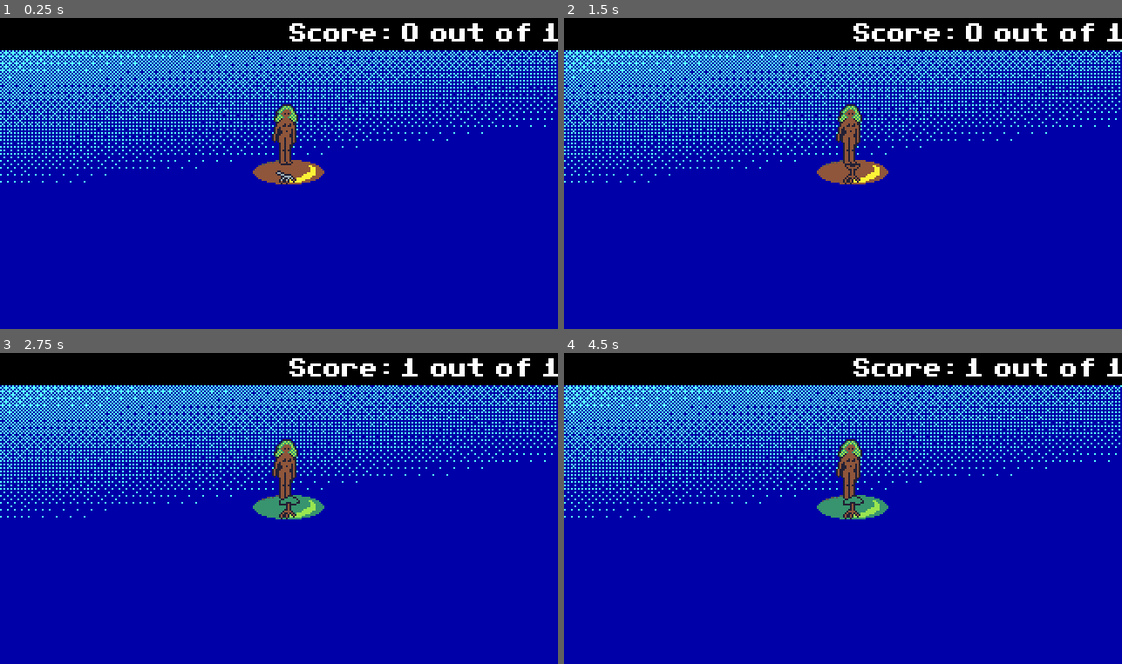
Above: before the commit, frames 1-4 (two rows, left to right).
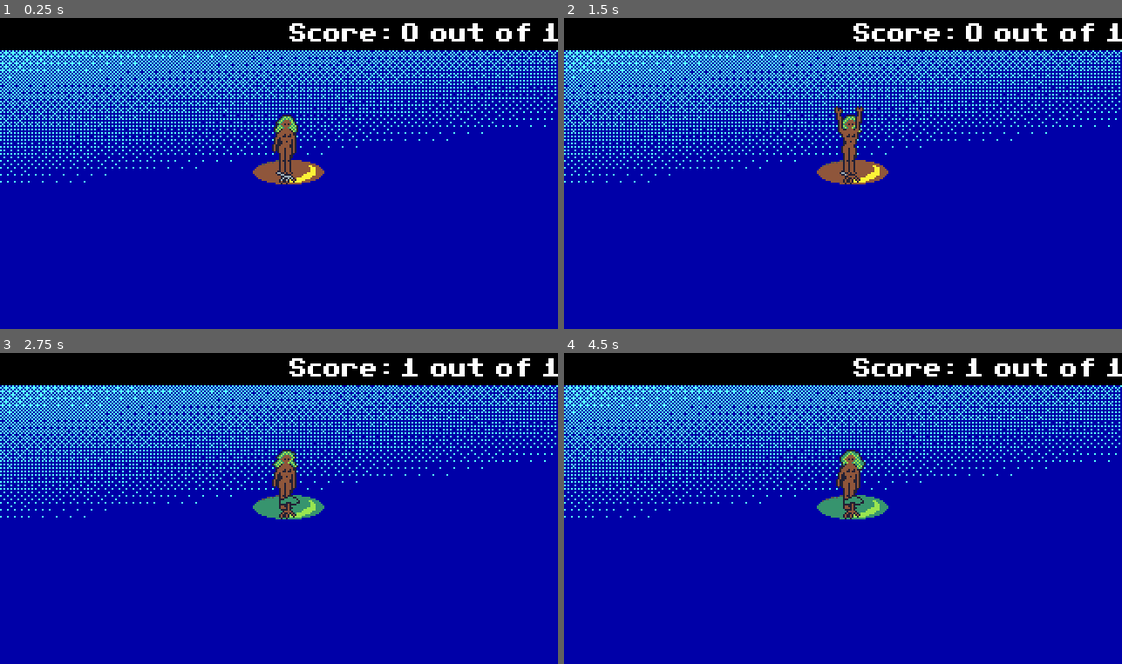
Above: after the commit, the same moments.

Repository: cidneyhamilton/DryadsQuest
Game: Godot game, scene res://scenes/Main.tscn
Same seed, same stepped clock (60 frames per second), same inputs: the game is played once before the commit and once after it.
Inputs (mouse positions are in pixels of both pictures, inside the frame that each line leads up to):
- Up to frame 1 (0.25 s): no input
- Up to frame 2 (1.5 s): move the mouse to (848, 176) at 0.52 s; click (848, 176) at 0.67 s; move the mouse to (731, 189) at 1.27 s; click (731, 189) at 1.42 s
- Up to frame 3 (2.75 s): move the mouse to (334, 436) at 2.02 s; click (334, 436) at 2.17 s
- Up to frame 4 (4.5 s): move the mouse to (815, 570) at 2.77 s; click (815, 570) at 2.92 s; move the mouse to (1010, 555) at 3.52 s; click (1010, 555) at 3.67 s; tap Enter at 4.25 s; move the mouse to (675, 458) at 4.27 s; click (675, 458) at 4.42 s

The runs differ from the first frame. In frame 1, 0.5% of the frame differs, in the area x 48-54%, y 27-51%; in frame 2, 0.5%, in the area x 48-54%, y 27-52%; in frame 3, 0.4%; in frame 4, 0.5%.

Commit message:
Dryad raises and lowers arms to cast spells.

Diff:
--- a/scenes/Island.tscn
+++ b/scenes/Island.tscn
@@ -34,4 +34,6 @@
 
 [node name="Plant" parent="." instance=ExtResource( 2 )]
 gravity = 0.0
+[connection signal="spell_finished" from="." to="Plant" method="_on_Island_spell_finished"]
 [connection signal="resurrected" from="Plant" to="." method="_on_Plant_resurrected"]
+[connection signal="targeted" from="Plant" to="." method="_on_Plant_targeted"]
--- a/scenes/Lagoon.tscn
+++ b/scenes/Lagoon.tscn
@@ -13,4 +13,6 @@
 
 [node name="Island" parent="." instance=ExtResource( 2 )]
 position = Vector2( 166, 90 )
+[connection signal="spell_finished" from="." to="Island" method="_on_Lagoon_spell_finished"]
 [connection signal="plant_resurrected" from="Island" to="." method="_on_Island_plant_resurrected"]
+[connection signal="plant_targeted" from="Island" to="." method="_on_Island_plant_targeted"]
--- a/scenes/Main.tscn
+++ b/scenes/Main.tscn
@@ -11,7 +11,6 @@
 
 [node name="Player" parent="." instance=ExtResource( 1 )]
 position = Vector2( 164, 69 )
-frame = 0
 
 [node name="Music" type="AudioStreamPlayer2D" parent="."]
 stream = ExtResource( 3 )
@@ -20,4 +19,7 @@
 [node name="Score" parent="." instance=ExtResource( 4 )]
 anchor_left = 1.0
 anchor_right = 1.0
+[connection signal="plant_resurrected" from="Lagoon" to="Player" method="_on_Lagoon_plant_resurrected"]
 [connection signal="plant_resurrected" from="Lagoon" to="Score" method="_on_Lagoon_plant_resurrected"]
+[connection signal="plant_targeted" from="Lagoon" to="Player" method="_on_Lagoon_plant_targeted"]
+[connection signal="finished_spell" from="Player" to="Lagoon" method="_on_Player_finished_spell"]
--- a/scenes/Mangrove.tscn
+++ /dev/null
@@ -1,5 +0,0 @@
-[gd_scene load_steps=2 format=2]
-
-[ext_resource path="res://scenes/Plant.tscn" type="PackedScene" id=1]
-
-[node name="Mangrove" instance=ExtResource( 1 )]
--- a/scenes/Player.tscn
+++ b/scenes/Player.tscn
@@ -1,29 +1,91 @@
-[gd_scene load_steps=6 format=2]
+[gd_scene load_steps=19 format=2]
 
 [ext_resource path="res://assets/Dryad.png" type="Texture" id=1]
+[ext_resource path="res://scripts/Player.gd" type="Script" id=2]
 
-[sub_resource type="AtlasTexture" id=1]
+[sub_resource type="AtlasTexture" id=5]
 atlas = ExtResource( 1 )
-region = Rect2( 0, 0, 19, 37 )
+region = Rect2( 0, 0, 32, 48 )
 
-[sub_resource type="AtlasTexture" id=2]
+[sub_resource type="AtlasTexture" id=6]
 atlas = ExtResource( 1 )
-region = Rect2( 19, 0, 19, 37 )
+region = Rect2( 32, 0, 32, 48 )
 
-[sub_resource type="AtlasTexture" id=3]
+[sub_resource type="AtlasTexture" id=7]
 atlas = ExtResource( 1 )
-region = Rect2( 38, 0, 19, 37 )
+region = Rect2( 64, 0, 32, 48 )
+
+[sub_resource type="AtlasTexture" id=14]
+atlas = ExtResource( 1 )
+region = Rect2( 256, 0, 32, 48 )
+
+[sub_resource type="AtlasTexture" id=15]
+atlas = ExtResource( 1 )
+region = Rect2( 224, 0, 32, 48 )
+
+[sub_resource type="AtlasTexture" id=16]
+atlas = ExtResource( 1 )
+region = Rect2( 192, 0, 32, 48 )
+
+[sub_resource type="AtlasTexture" id=17]
+atlas = ExtResource( 1 )
+region = Rect2( 160, 0, 32, 48 )
+
+[sub_resource type="AtlasTexture" id=18]
+atlas = ExtResource( 1 )
+region = Rect2( 128, 0, 32, 48 )
+
+[sub_resource type="AtlasTexture" id=19]
+atlas = ExtResource( 1 )
+region = Rect2( 96, 0, 32, 48 )
+
+[sub_resource type="AtlasTexture" id=8]
+atlas = ExtResource( 1 )
+region = Rect2( 96, 0, 32, 48 )
+
+[sub_resource type="AtlasTexture" id=9]
+atlas = ExtResource( 1 )
+region = Rect2( 128, 0, 32, 48 )
+
+[sub_resource type="AtlasTexture" id=10]
+atlas = ExtResource( 1 )
+region = Rect2( 160, 0, 32, 48 )
+
+[sub_resource type="AtlasTexture" id=11]
+atlas = ExtResource( 1 )
+region = Rect2( 192, 0, 32, 48 )
+
+[sub_resource type="AtlasTexture" id=12]
+atlas = ExtResource( 1 )
+region = Rect2( 224, 0, 32, 48 )
+
+[sub_resource type="AtlasTexture" id=13]
+atlas = ExtResource( 1 )
+region = Rect2( 256, 0, 32, 48 )
 
 [sub_resource type="SpriteFrames" id=4]
 animations = [ {
-"frames": [ SubResource( 1 ), SubResource( 2 ), SubResource( 3 ) ],
+"frames": [ SubResource( 5 ), SubResource( 6 ), SubResource( 7 ) ],
 "loop": true,
 "name": "idle",
 "speed": 5.0
+}, {
+"frames": [ SubResource( 14 ), SubResource( 15 ), SubResource( 16 ), SubResource( 17 ), SubResource( 18 ), SubResource( 19 ) ],
+"loop": false,
+"name": "arms_falling",
+"speed": 12.0
+}, {
+"frames": [ SubResource( 8 ), SubResource( 9 ), SubResource( 10 ), SubResource( 11 ), SubResource( 12 ), SubResource( 13 ) ],
+"loop": false,
+"name": "arms_rising",
+"speed": 12.0
 } ]
 
-[node name="Player" type="AnimatedSprite"]
+[node name="Player" type="Node2D"]
+script = ExtResource( 2 )
+
+[node name="PlayerSprite" type="AnimatedSprite" parent="."]
 frames = SubResource( 4 )
 animation = "idle"
-frame = 1
 playing = true
+[connection signal="animation_finished" from="PlayerSprite" to="." method="_on_PlayerSprite_animation_finished"]
--- a/scripts/Island.gd
+++ b/scripts/Island.gd
@@ -1,6 +1,8 @@
 extends Node2D
 
 signal plant_resurrected
+signal plant_targeted
+signal spell_finished
 
 enum { DEAD, ALIVE}
 
@@ -16,6 +18,12 @@
 	if num_resurrected_plants == max_resurrected_plants:
 		resurrect()
 
+func _on_Plant_targeted():
+	emit_signal("plant_targeted")
+
 func resurrect():
 	state = ALIVE
 	animator.play("live")
+
+func _on_Lagoon_spell_finished():
+	emit_signal("spell_finished")
--- a/scripts/Lagoon.gd
+++ b/scripts/Lagoon.gd
@@ -1,6 +1,15 @@
 extends Node2D
 
 signal plant_resurrected
+signal plant_targeted
+signal spell_finished
 
 func _on_Island_plant_resurrected():
 	emit_signal("plant_resurrected")
+
+func _on_Island_plant_targeted():
+	emit_signal("plant_targeted")
+
+func _on_Player_finished_spell():
+	# TODO: Select the active island
+	emit_signal("spell_finished")
--- a/scripts/Plant.gd
+++ b/scripts/Plant.gd
@@ -1,8 +1,9 @@
 extends Area2D
 
+signal targeted
 signal resurrected
 
-enum { DEAD, ALIVE}
+enum { DEAD, RESURRECTING, ALIVE}
 
 var state = DEAD
 
@@ -15,13 +16,12 @@
 
 func on_click():
 	# TODO: check state of plant's island to make sure it can be resurrected
-	resurrect()
+	if state == DEAD:
+		state = RESURRECTING
+		emit_signal("targeted")
 
 func resurrect():
-	if state == ALIVE:
-		# do nothing, plant was already resurrected
-		pass
-	else:
+	if state == RESURRECTING:
 		state = ALIVE
 		sound.play()
 		animator.play("grow")
@@ -33,3 +33,6 @@
 	if (animator.animation == "grow"):
 		animator.animation = "live"
 		emit_signal("resurrected")
+
+func _on_Island_spell_finished():
+	resurrect()
--- /dev/null
+++ b/scripts/Player.gd
@@ -0,0 +1,24 @@
+extends Node2D
+
+signal finished_spell
+
+onready var animator = get_node("PlayerSprite")
+
+func cast_spell():
+	animator.play("arms_rising")
+
+func finish_resurrect():
+	animator.play("arms_falling")
+
+func _on_Lagoon_plant_targeted():
+	cast_spell()
+
+func _on_PlayerSprite_animation_finished():
+	if (animator.animation == "arms_rising"):
+		emit_signal("finished_spell")
+	elif (animator.animation == "arms_falling"):
+		# Just reset to the idle animation
+		animator.animation = "idle"
+
+func _on_Lagoon_plant_resurrected():
+	finish_resurrect()
Binary file changed: assets/Dryad.png
